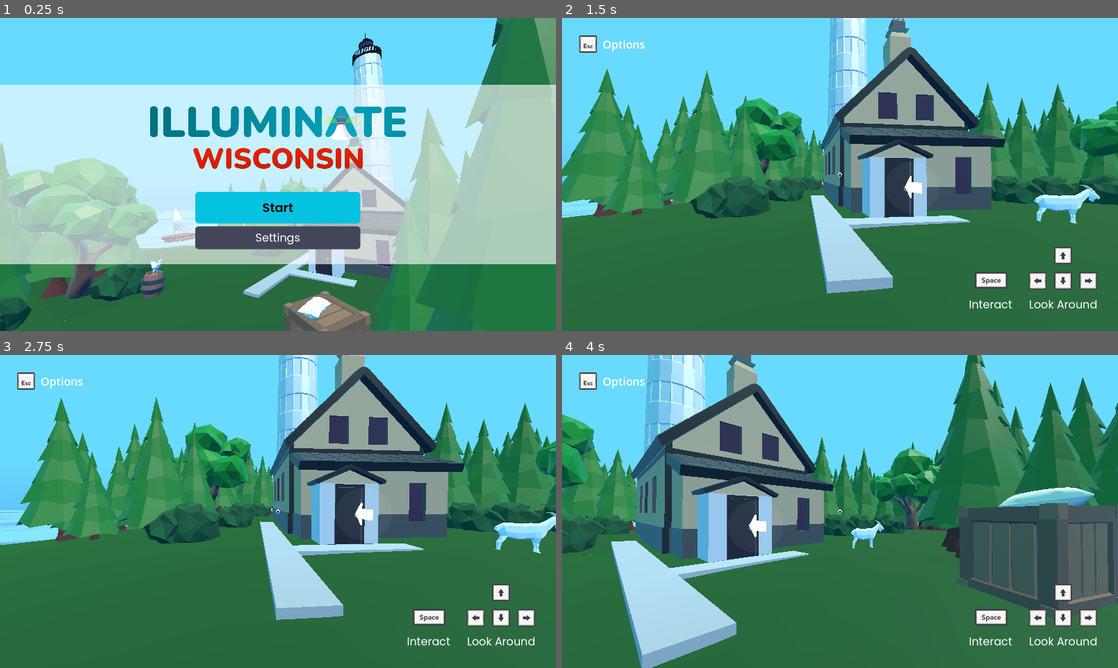
Above: before the commit, frames 1-4 (two rows, left to right).
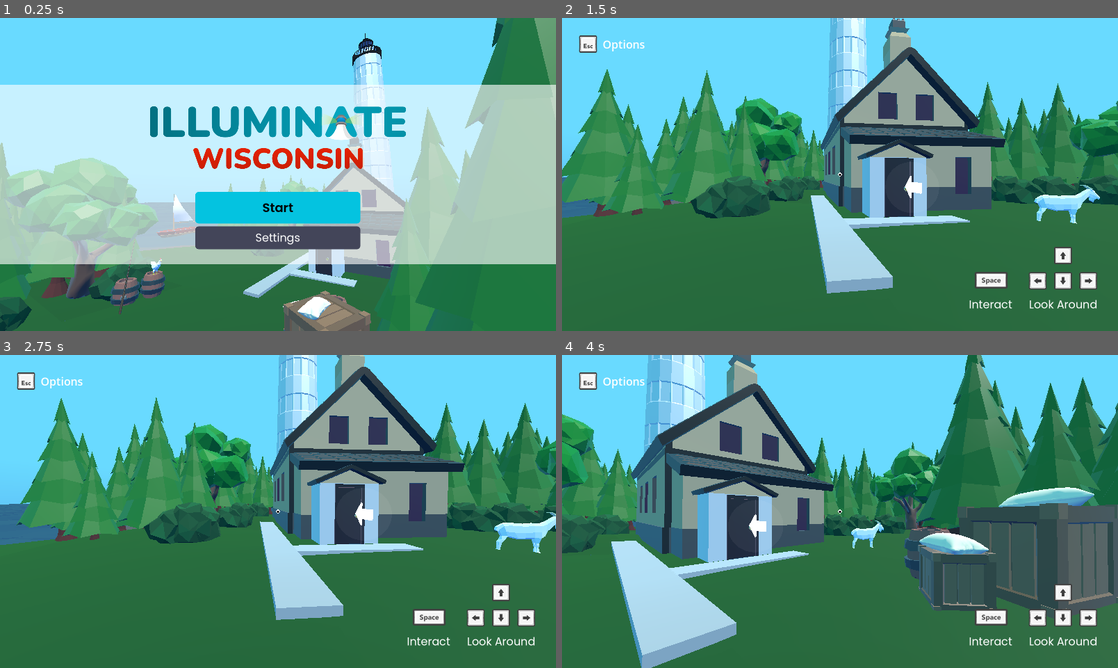
Above: after the commit, the same moments.

Repository: Illuminate-Wisc/Lighthouse
Game: Godot game, scene res://src/scenes/main_menu/main_menu.tscn
Two runs of this game, one before a commit and one after it. Both use one fixed random seed, a clock stepped at 60 frames per second and the inputs below.
Inputs:
- Up to frame 1 (0.25 s): no input
- Up to frame 2 (1.5 s): click "Start" at 0.5 s; tap Enter (ui_accept) at 1.25 s; hold S (look_down) from 1.28 s (still down)
- Up to frame 3 (2.75 s): tap Enter (ui_accept) at 1.52, 2.27 s; release S (look_down) at 2.03 s; tap A (look_left) at 2.1 s
- Up to frame 4 (4 s): hold D (look_right) 2.78-3.53 s; tap W (look_up) at 3.6 s; tap Enter (ui_accept) at 3.77 s

The runs differ from the first frame. In frame 1, 1.6% of the frame differs, in the area x 7-63%, y 56-100%; in frame 2, 0.3%; in frame 3, 0.8%; in frame 4, 2.6%, in the area x 5-79%, y 53-82%.

Commit message:
:recycle: Replaces water shader

Diff:
--- a/src/scenes/world/sailboat.gd
+++ b/src/scenes/world/sailboat.gd
@@ -1,5 +1,9 @@
 extends Node3D
 
+@export var move_amount := 0.2
+@export var move_rate := 5
+@export var rotate_amount := 0.1
+@export var rotate_rate := 3
 
 @onready var init_y := position.y
 
@@ -9,8 +13,8 @@
 func _process(delta):
     theta += delta
 
-    position.y = init_y + sin(5 * theta) * 0.1
-    rotation.z = sin(3 * theta) * 0.1
+    position.y = init_y + sin(move_rate * theta) * move_amount
+    rotation.z = sin(rotate_rate * theta) * rotate_amount
 
     if theta > TAU:
         theta = theta - TAU
--- a/src/scenes/world/world_static.tscn
+++ b/src/scenes/world/world_static.tscn
@@ -1,6 +1,6 @@
-[gd_scene load_steps=21 format=3 uid="uid://b2oxtcekt2buf"]
-
-[ext_resource type="Material" uid="uid://cpgbc1qnnwttt" path="res://src/materials/water.tres" id="1_8x38r"]
+[gd_scene load_steps=25 format=3 uid="uid://b2h3dmxiypwy2"]
+
+[ext_resource type="Shader" path="res://src/shaders/lowpoly_water.gdshader" id="1_gjq0g"]
 [ext_resource type="PackedScene" uid="uid://boll4qqpt711m" path="res://src/models/House.glb" id="2_pi67j"]
 [ext_resource type="PackedScene" uid="uid://dtepqs810pgup" path="res://src/scenes/world/trees.tscn" id="3_od5pf"]
 [ext_resource type="PackedScene" uid="uid://ckn4stg6qyjvy" path="res://src/models/LeafyTree.glb" id="4_wqsir"]
@@ -13,9 +13,33 @@
 [ext_resource type="PackedScene" uid="uid://b5qdtt3dyi04g" path="res://src/models/Sack.glb" id="11_74hjo"]
 [ext_resource type="PackedScene" uid="uid://cno58bjrk275p" path="res://src/models/Goat.glb" id="12_06mxo"]
 [ext_resource type="PackedScene" uid="uid://do8mymkninsjh" path="res://src/models/Chicken.glb" id="13_08lyb"]
+[ext_resource type="PackedScene" uid="uid://bnn6dhaa4vcos" path="res://src/models/FishingRod.glb" id="13_dmj11"]
 [ext_resource type="PackedScene" uid="uid://ckvyk4ddg5xsx" path="res://src/models/Book.glb" id="14_23xdq"]
 
+[sub_resource type="ShaderMaterial" id="ShaderMaterial_e36v6"]
+render_priority = 0
+shader = ExtResource("1_gjq0g")
+shader_parameter/out_color = Color(0, 0, 0.21, 1)
+shader_parameter/amount = 1.0
+shader_parameter/speed = 2.0
+shader_parameter/beer_factor = 10.0
+shader_parameter/metallic = 0.6
+shader_parameter/specular = 1.4
+shader_parameter/roughness = 0.425
+
 [sub_resource type="PlaneMesh" id="PlaneMesh_tofsk"]
+material = SubResource("ShaderMaterial_e36v6")
+size = Vector2(500, 500)
+subdivide_width = 100
+subdivide_depth = 100
+
+[sub_resource type="StandardMaterial3D" id="StandardMaterial3D_iawwf"]
+transparency = 1
+albedo_color = Color(0.0045133, 0.00596717, 0.00666335, 1)
+
+[sub_resource type="PlaneMesh" id="PlaneMesh_elhbq"]
+material = SubResource("StandardMaterial3D_iawwf")
+size = Vector2(500, 500)
 
 [sub_resource type="Gradient" id="Gradient_eqv8i"]
 colors = PackedColorArray(0, 0, 0.733333, 1, 0.411765, 0.854902, 1, 1)
@@ -41,9 +65,12 @@
 transform = Transform3D(0.762761, -0.560042, 0.323339, -1.49013e-08, 0.499998, 0.866027, -0.64668, -0.660571, 0.381379, 0, 20, 0)
 
 [node name="Water" type="MeshInstance3D" parent="."]
-transform = Transform3D(100, 0, 0, 0, 1, 0, 0, 0, 100, -6.36723, -2.40479, 16.3253)
+transform = Transform3D(1, 0, 0, 0, 1, 0, 0, 0, 1, -150, -1.268, -150)
 mesh = SubResource("PlaneMesh_tofsk")
-surface_material_override/0 = ExtResource("1_8x38r")
+
+[node name="WaterFloor" type="MeshInstance3D" parent="."]
+transform = Transform3D(1, 0, 0, 0, 1, 0, 0, 0, 1, -150, -3.295, -150)
+mesh = SubResource("PlaneMesh_elhbq")
 
 [node name="WorldEnvironment" type="WorldEnvironment" parent="."]
 environment = SubResource("Environment_0k1qi")
@@ -138,12 +165,15 @@
 transform = Transform3D(-3.49691e-08, 0, 0.8, 0, 0.5, 0, -0.8, 0, -3.49691e-08, -3.14266, -3.28168, 28.3784)
 
 [node name="Sailboat" parent="." instance=ExtResource("6_c44v0")]
-transform = Transform3D(1, 0, 0, 0, 1, 0, 0, 0, 1, -28.0957, -1.37266, -1.41317)
+transform = Transform3D(1.4, 0, 0, 0, 1.4, 0, 0, 0, 1.4, -30.814, -1.32206, -3.486)
 script = ExtResource("7_rmwcp")
 
 [node name="Barrel" parent="." instance=ExtResource("8_c8ve3")]
 transform = Transform3D(0.366813, 0, -0.159525, 0, 0.4, 0, 0.159525, 0, 0.366813, -10.8474, 0.292218, 12.1245)
 
+[node name="Barrel2" parent="." instance=ExtResource("8_c8ve3")]
+transform = Transform3D(0.366813, 0, -0.159525, 0, 0.4, 0, 0.159525, 0, 0.366813, -10.9728, 0.292218, 13.3246)
+
 [node name="Bushes" type="Node3D" parent="."]
 
 [node name="Bush" parent="Bushes" instance=ExtResource("9_ih8as")]
@@ -199,15 +229,27 @@
 [node name="Barrel2" parent="Supplies" instance=ExtResource("8_c8ve3")]
 transform = Transform3D(0.366813, 0, -0.159525, 0, 0.4, 0, 0.159525, 0, 0.366813, -1.77215, 0.624465, 14.4474)
 
+[node name="Barrel3" parent="Supplies" instance=ExtResource("8_c8ve3")]
+transform = Transform3D(0.366813, 0, -0.159525, 0, 0.4, 0, 0.159525, 0, 0.366813, -1.678, 0.624465, 10.9954)
+
 [node name="Crate" parent="Supplies" instance=ExtResource("10_l4tkf")]
 transform = Transform3D(0.707352, 0, -0.373702, 0, 0.8, 0, 0.373702, 0, 0.707352, -1.45935, 0.824984, 12.7233)
 
+[node name="Crate2" parent="Supplies" instance=ExtResource("10_l4tkf")]
+transform = Transform3D(0.271681, 0, -0.352441, 0, 0.445, 0, 0.352441, 0, 0.271681, -2.68668, 0.456036, 11.782)
+
 [node name="Sack" parent="Supplies" instance=ExtResource("11_74hjo")]
 transform = Transform3D(0.3, 0, 0, 0, 0.297676, 0.0372675, 0, -0.0372675, 0.297676, -1.68495, 1.69603, 12.8923)
 
+[node name="Sack2" parent="Supplies" instance=ExtResource("11_74hjo")]
+transform = Transform3D(-0.229476, 0, 0.193237, 0, 0.3, 0, -0.193237, 0, -0.229476, -2.65014, 0.958325, 11.714)
+
 [node name="Goat" parent="." instance=ExtResource("12_06mxo")]
 transform = Transform3D(-0.236652, 0, -0.440449, 0, 0.5, 0, 0.440449, 0, -0.236652, 1.10512, 0, 7.10914)
 
+[node name="FishingRod" parent="." instance=ExtResource("13_dmj11")]
+transform = Transform3D(0.547826, 0.620731, 0.560874, -7.07506e-09, 0.670427, -0.741976, -0.836592, 0.406474, 0.367277, -9.98949, 0, 13.914)
+
 [node name="Chicken" parent="." instance=ExtResource("13_08lyb")]
 transform = Transform3D(-0.0850169, 0, -0.996379, 0, 1, 0, 0.996379, 0, -0.0850169, -10.8008, 0.995493, 12.0948)
 
--- /dev/null
+++ b/src/shaders/lowpoly_water.gdshader
@@ -0,0 +1,56 @@
+shader_type spatial;
+
+// From: https://godotshaders.com/shader/low-poly-water/
+
+uniform sampler2D DEPTH_TEXTURE : hint_depth_texture, filter_linear_mipmap;
+// Water color
+uniform vec4 out_color: source_color = vec4(0.0, 0, 0.21, 1.0);
+// Amount of height for each triangle
+uniform float amount: hint_range(0.2, 5.0, 0.1) = 1;
+// The speed of the trangles height change
+uniform float speed: hint_range(0.1, 5.0, 0.1) = 2;
+// Beer factor (used to calculate how transparent the water is going to be) if equals to 0.0 then the alpha is going to be the out_color's alpha
+uniform float beer_factor = 10;
+uniform float metallic = 0.6;
+uniform float specular = 1.4;
+uniform float roughness = 0.425;
+
+float generateOffset(float x, float z, float val1, float val2, float time) {
+	float radiansX = ((mod(x + z * x * val1, amount) / amount) + (time * speed) * mod(x * 0.8 + z, 1.5)) * 2.0 * 3.14;
+	float radiansZ = ((mod(val2 * (z * x + x * z), amount) / amount) + (time * speed) * 2.0 * mod(x, 2.0)) * 2.0 * 3.14;
+
+	return amount * 0.5 * (sin(radiansZ) * cos(radiansX));
+}
+
+vec3 applyDistortion(vec3 vertex, float time) {
+	float xd = generateOffset(vertex.x, vertex.z, 0.2, 0.1, time);
+	float yd = generateOffset(vertex.x, vertex.z, 0.1, 0.3, time);
+	float zd = generateOffset(vertex.x, vertex.z, 0.15, 0.2, time);
+
+	return vertex + vec3(xd, yd, zd);
+}
+
+void vertex() {
+	VERTEX = applyDistortion(VERTEX, TIME * 0.1);
+}
+
+void fragment() {
+	NORMAL = normalize(cross(dFdx(VERTEX), dFdy(VERTEX)));
+	METALLIC = metallic;
+	SPECULAR = specular;
+	ROUGHNESS = roughness;
+	ALBEDO = out_color.rgb;
+
+	if (abs(beer_factor) > 0.0001) {
+		float depth = texture(DEPTH_TEXTURE, SCREEN_UV).r;
+
+		depth = depth * 2.0 - 1.0;
+		depth = PROJECTION_MATRIX[3][2] / (depth + PROJECTION_MATRIX[2][2]);
+		depth = depth + VERTEX.z;
+
+		depth = exp(-depth * beer_factor);
+		ALPHA = clamp(1.0 - depth, 0.0, 1.0);
+	} else {
+		ALPHA = out_color.a;
+	}
+}
Not shown: 1 places in src/scenes/main_menu/main_menu.tscn that only renumber resources
Not shown: 1 places in src/ui/scene_switcher.tscn that only renumber resources
